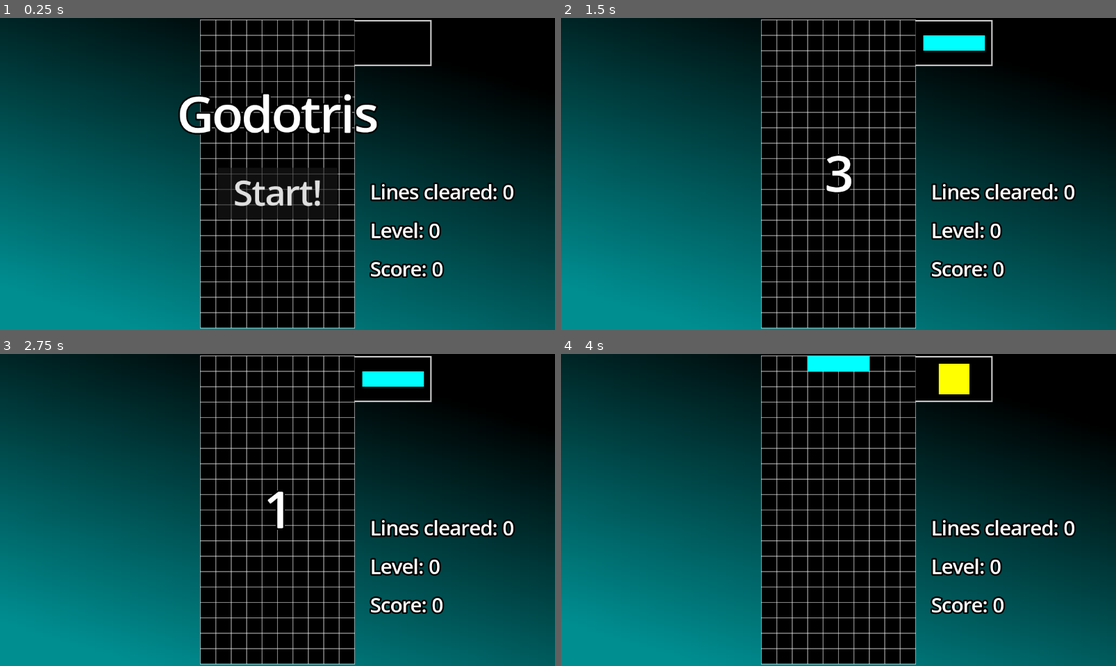
Above: before the commit, frames 1-4 (two rows, left to right).
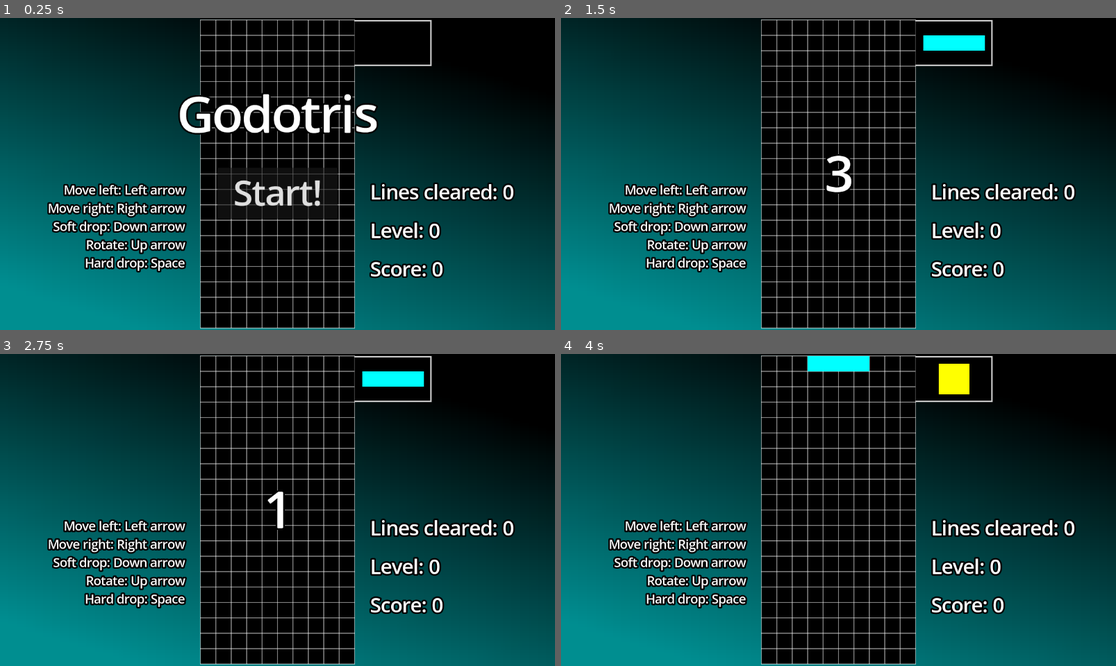
Above: after the commit, the same moments.

Repository: popcar2/GodotOS
Game: Godot game, scene res://Games/Godotris/Game/godotris_game.tscn
Two runs of this game, one before a commit and one after it. Both use one fixed random seed, a clock stepped at 60 frames per second and the inputs below. This scene is started directly instead of the project's main scene.
Inputs (mouse positions are in pixels of both pictures, inside the frame that each line leads up to):
- Up to frame 1 (0.25 s): no input
- Up to frame 2 (1.5 s): click "Start!" at 0.5 s; tap Enter (ui_accept) at 1.25 s; move the mouse to (960, 158) at 1.27 s; hold D (move_right) from 1.28 s (still down); tap S (s) at 1.35 s; click (960, 158) at 1.42 s
- Up to frame 3 (2.75 s): tap Space (jump) at 1.52 s; release D (move_right) at 2 s; tap Enter (ui_accept) at 2 s; drag from (166, 525) to (249, 572) at 2.02 s
- Up to frame 4 (4 s): move the mouse to (894, 441) at 2.77 s; hold A (move_left) 2.78-3.5 s; tap S (s) at 2.85 s; tap Enter (ui_accept) at 3.5 s; drag from (810, 572) to (672, 463) at 3.52 s

The runs differ from the first frame. In frame 1, 3.6% of the frame differs, in the area x 8-34%, y 53-82%; in frame 2, 3.6%; in frame 3, 3.6%; in frame 4, 3.6%.

Commit message:
Added controls label

Diff:
--- a/Games/Godotris/Game/godotris_game.tscn
+++ b/Games/Godotris/Game/godotris_game.tscn
@@ -59,6 +59,23 @@
 offset_left = 320.0
 offset_right = 480.0
 offset_bottom = 96.0
+
+[node name="ControlsLabel" type="Label" parent="Grid"]
+layout_mode = 1
+offset_left = -400.0
+offset_top = 336.0
+offset_right = -32.0
+offset_bottom = 523.0
+theme_override_colors/font_outline_color = Color(0, 0, 0, 1)
+theme_override_constants/outline_size = 15
+theme_override_font_sizes/font_size = 25
+text = "Move left: Left arrow
+Move right: Right arrow
+Soft drop: Down arrow
+Rotate: Up arrow
+Hard drop: Space"
+horizontal_alignment = 2
+vertical_alignment = 1
 
 [node name="LinesLabel" type="Label" parent="Grid"]
 layout_mode = 1
